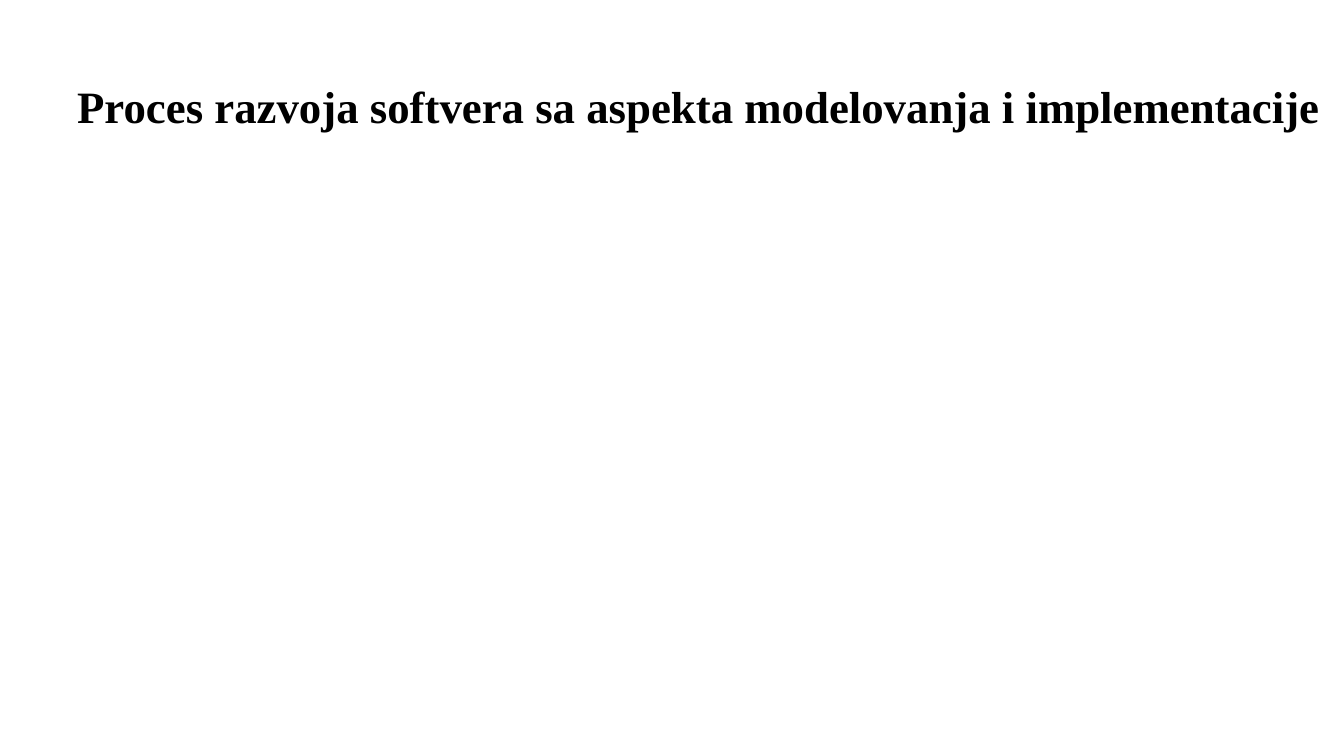
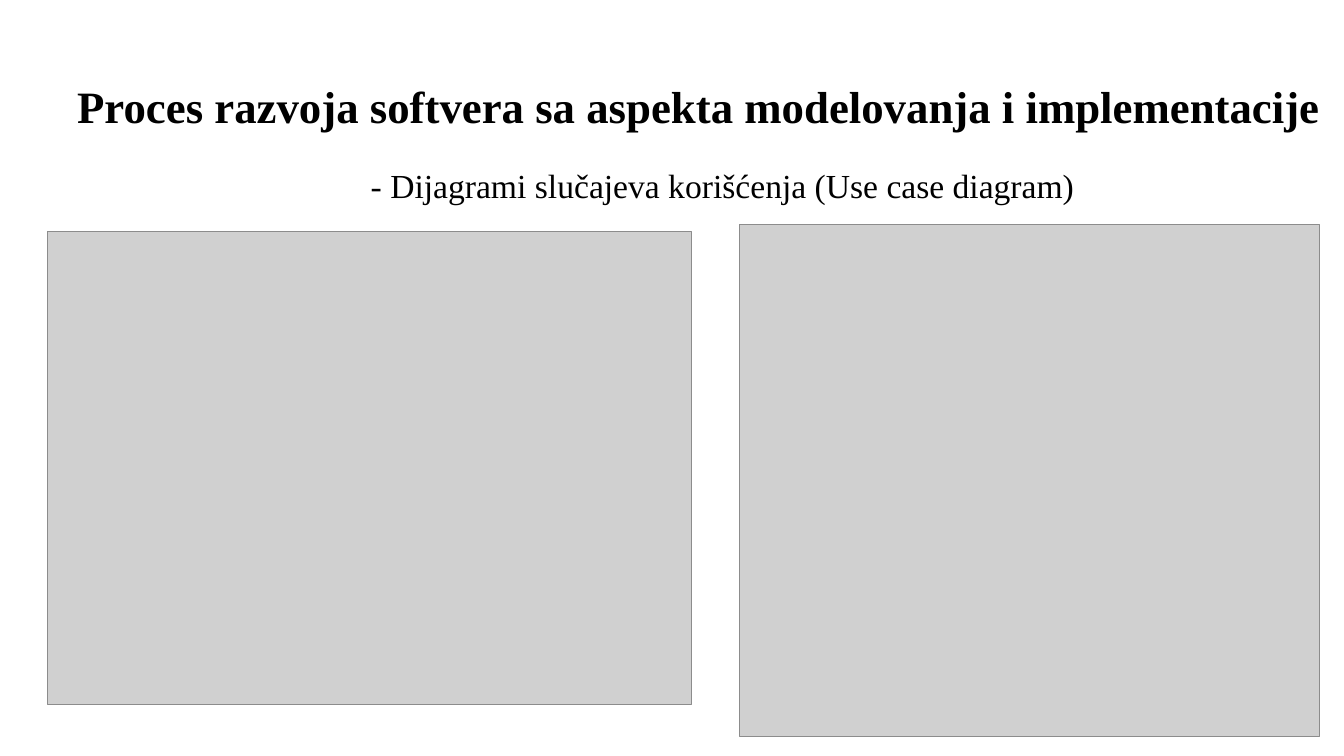
Before and after one commit to Pedja1201/ProjectBrandy_springboot-angular, a slide deck: slide 5 of Specification and Modeling/PredragRadak-Presentation.pptx. Drawn at 1344x756 pixels with LibreOffice and Linux fonts; fonts in the diff are those of the drawing; grey boxes stand for pictures; background and template pictures are left out. Boxes give left, top, right and bottom in pixels: in the first picture for what was removed or moved away, otherwise in the second. Text is boxed around its words. In the diff, an @@ line names an element or a change of style, - is before the commit and + after.

Commit message:
Update presentation 30.08.

```diff
--- a/Specification and Modeling/PredragRadak-Presentation.pptx
+++ b/Specification and Modeling/PredragRadak-Presentation.pptx
@@ text added at (390,174,1074,204), 24 pt, text #000000 @@
+- Dijagrami slučajeva korišćenja (Use case diagram)
@@ picture added at (47,232,692,705) @@
@@ picture added at (740,224,1320,736) @@
```
Also in this commit, not shown: 4 other slides changed, 10 slides added, 2 slides removed.
